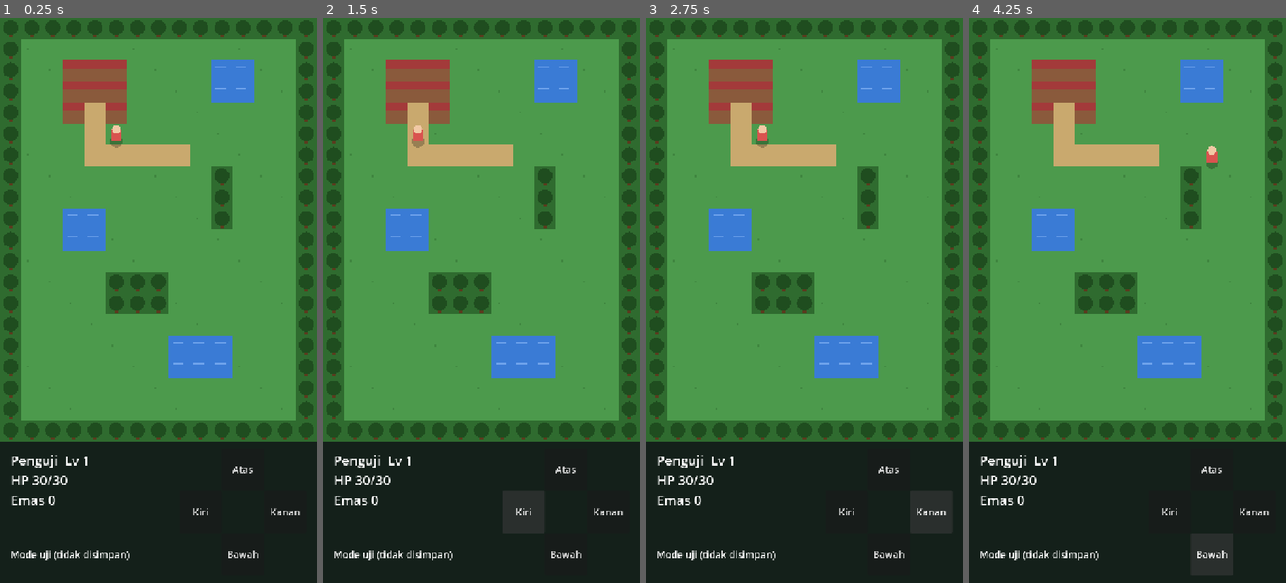
Above: before the commit, frames 1-4 (left to right).
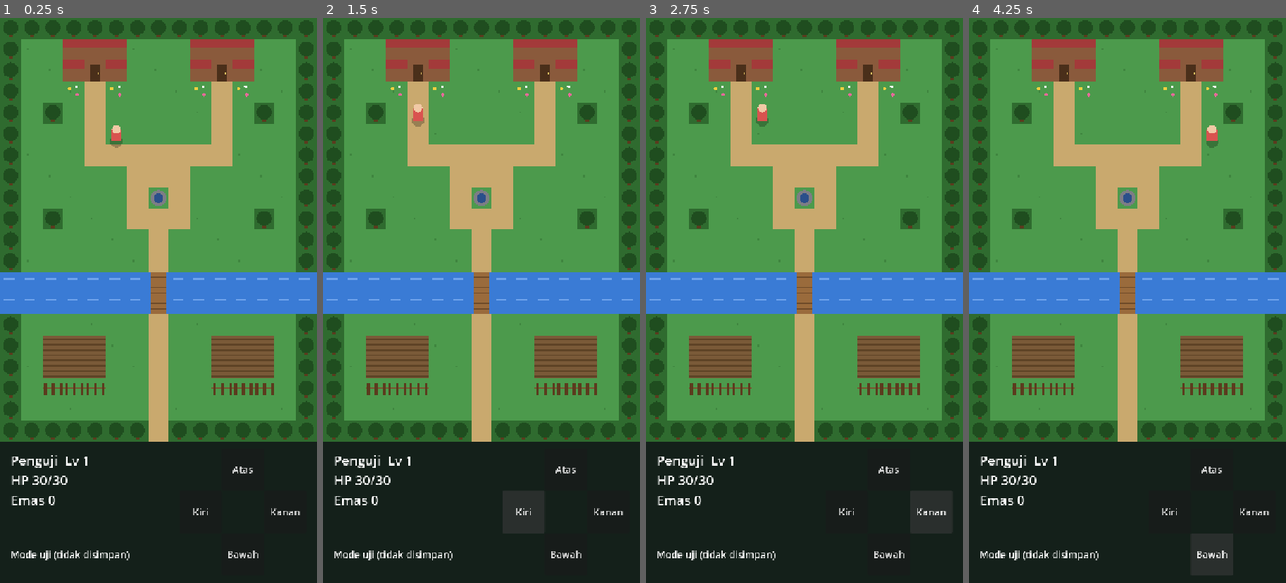
Above: after the commit, the same moments.

Repository: MiftahulKhoiri/Game_server
Game: Godot game, scene res://scenes/world.tscn
The game is run twice, just before and just after one commit, with the same random seed, the same clock (stepped at 60 frames per second) and the same inputs. This scene is started directly instead of the project's main scene.
Inputs:
- Up to frame 1 (0.25 s): no input
- Up to frame 2 (1.5 s): click "Atas" at 0.5 s; click "Kiri" at 1.25 s
- Up to frame 3 (2.75 s): click "Kanan" at 2 s
- Up to frame 4 (4.25 s): click "Bawah" at 2.75 s; tap Enter at 3.5 s; hold Right (ui_right) from 3.53 s (still down)

The runs differ from the first frame. In frame 1, 24% of the frame differs, in the area x 0-100%, y 3-75%; in frame 2, 24%; in frame 3, 24%; in frame 4, 24%.

Commit message:
Peta Desa Awal baru + referensi desain dan daftar gambar
- Peta 15x20: rumah berpintu, alun-alun dengan sumur, sungai + jembatan,
  ladang berpagar, gerbang keluar; tile baru (D F W B f T)
- Uji: semua petak yang bisa dilewati harus tersambung dari titik awal
- docs/MAP_REFERENCES.md: prinsip desain, legenda, sumber aset gratis
- assets/README.md: daftar gambar tile yang perlu dibuat

Co-Authored-By: Claude Sonnet 5.5 <noreply@anthropic.com>
Claude-Session: https://claude.ai/code/session_019PXyXXhvDqHZtamTibBzhJ

Diff:
--- a/client/scripts/maps.gd
+++ b/client/scripts/maps.gd
@@ -2,33 +2,41 @@
 ## Data peta. SEMENTARA ditulis di kode sebagai teks; nanti diganti TileMap dari
 ## gambar ilustrator. Saat server menjadi otoritatif, tabrakan dihitung di server.
 ##
-## Lambang:  .  rumput   #  pohon (halangan)   ~  air (halangan)
-##           =  jalan    H  rumah (halangan)
+## Lambang (daftar gambar yang perlu dibuat ada di assets/README.md):
+##   .  rumput          =  jalan tanah        f  bunga (bisa dilewati)
+##   T  ladang          B  jembatan           D  pintu rumah (bisa dilewati)
+##   #  pohon           ~  air                H  tembok/atap rumah
+##   F  pagar           W  sumur
+## Yang bisa dilewati: . = f T B D   (sisanya menghalangi)
 
 const DEFAULT_MAP := "desa_awal"
 const SPAWN := Vector2i(5, 5)
+const WALKABLE := ".=fTBD"
 
+## Desa Awal (15x20): dua rumah di utara, alun-alun dengan sumur di tengah,
+## sungai dengan jembatan, ladang di selatan, dan gerbang keluar di bawah
+## (gerbang belum tersambung ke peta lain).
 const DESA_AWAL: Array[String] = [
 	"###############",
-	"#.............#",
-	"#..HHH....~~..#",
-	"#..HHH....~~..#",
-	"#..H=H........#",
-	"#...=.........#",
-	"#...=====.....#",
-	"#.........#...#",
-	"#.........#...#",
-	"#..~~.....#...#",
-	"#..~~.........#",
-	"#.............#",
-	"#....###......#",
-	"#....###......#",
-	"#.............#",
-	"#.......~~~...#",
-	"#.......~~~...#",
-	"#.............#",
-	"#.............#",
-	"###############",
+	"#..HHH...HHH..#",
+	"#..HDH...HDH..#",
+	"#..f=f...f=f..#",
+	"#.#.=.....=.#.#",
+	"#...=.....=...#",
+	"#...=======...#",
+	"#.....===.....#",
+	"#.....=W=.....#",
+	"#.#...===...#.#",
+	"#......=......#",
+	"#......=......#",
+	"~~~~~~~B~~~~~~~",
+	"~~~~~~~B~~~~~~~",
+	"#......=......#",
+	"#.TTT..=..TTT.#",
+	"#.TTT..=..TTT.#",
+	"#.FFF..=..FFF.#",
+	"#......=......#",
+	"#######=#######",
 ]
 
 
@@ -57,4 +65,4 @@
 
 static func walkable(map_id: String, x: int, y: int) -> bool:
 	var t := tile_at(map_id, x, y)
-	return t == "." or t == "="
+	return t != "" and WALKABLE.contains(t)
--- a/client/scripts/world.gd
+++ b/client/scripts/world.gd
@@ -199,16 +199,47 @@
 		"~":
 			draw_rect(rect, Color("3a7bd5"))
 			draw_rect(Rect2(pos + Vector2(8, 14), Vector2(24, 3)), Color("6fa3ec"))
+		"B":
+			draw_rect(rect, Color("3a7bd5"))
+			draw_rect(Rect2(pos + Vector2(6, 0), Vector2(TILE - 12, TILE)), Color("9a6b3c"))
+			for i in 4:
+				draw_rect(Rect2(pos + Vector2(6, 10 + i * 12), Vector2(TILE - 12, 2)), Color("6e4a28"))
 		"=":
 			draw_rect(rect, Color("c9a96e"))
 		"H":
 			draw_rect(rect, Color("8a5a3c"))
 			draw_rect(Rect2(pos, Vector2(TILE, 18)), Color("a33a3a"))
+		"D":
+			draw_rect(rect, Color("8a5a3c"))
+			draw_rect(Rect2(pos + Vector2(12, 8), Vector2(24, 40)), Color("4a2f1a"))
+			draw_circle(pos + Vector2(32, 30), 2, Color("e0c060"))
+		"F":
+			_draw_grass(pos)
+			draw_rect(Rect2(pos + Vector2(0, 20), Vector2(TILE, 4)), Color("7a5530"))
+			for i in 3:
+				draw_rect(Rect2(pos + Vector2(4 + i * 18, 12), Vector2(6, 26)), Color("5b3b1e"))
+		"W":
+			_draw_grass(pos)
+			draw_circle(pos + Vector2(24, 24), 18, Color("7d7d85"))
+			draw_circle(pos + Vector2(24, 24), 11, Color("2a4f8a"))
+		"T":
+			draw_rect(rect, Color("7a5a38"))
+			for i in 4:
+				draw_rect(Rect2(pos + Vector2(0, 6 + i * 12), Vector2(TILE, 4)), Color("5e4326"))
+		"f":
+			_draw_grass(pos)
+			draw_circle(pos + Vector2(14, 16), 4, Color("f0d040"))
+			draw_circle(pos + Vector2(32, 30), 4, Color("e86a9a"))
+			draw_circle(pos + Vector2(30, 12), 3, Color("ffffff"))
 		"#":
 			draw_rect(rect, Color("2f6b2f"))
 			draw_rect(Rect2(pos + Vector2(20, 28), Vector2(8, 16)), Color("5b3b1e"))
 			draw_circle(pos + Vector2(24, 22), 17, Color("1f4d1f"))
 		_:
-			draw_rect(rect, Color("4c9a4c"))
-			if int(pos.x * 7 + pos.y * 13) % 5 == 0:
-				draw_rect(Rect2(pos + Vector2(14, 20), Vector2(4, 4)), Color("3f853f"))
+			_draw_grass(pos)
+
+
+func _draw_grass(pos: Vector2) -> void:
+	draw_rect(Rect2(pos, Vector2(TILE, TILE)), Color("4c9a4c"))
+	if int(pos.x * 7 + pos.y * 13) % 5 == 0:
+		draw_rect(Rect2(pos + Vector2(14, 20), Vector2(4, 4)), Color("3f853f"))
--- a/client/tests/e2e.gd
+++ b/client/tests/e2e.gd
@@ -20,6 +20,26 @@
 		_failed = true
 
 
+## Semua petak yang bisa dilewati harus tersambung dari titik awal
+## (tidak boleh ada ladang/halaman yang terkurung).
+func _check_map_connected(map_id: String) -> void:
+	var total := 0
+	for y in Maps.height(map_id):
+		for x in Maps.width(map_id):
+			if Maps.walkable(map_id, x, y):
+				total += 1
+	var seen := {Maps.SPAWN: true}
+	var queue: Array[Vector2i] = [Maps.SPAWN]
+	while not queue.is_empty():
+		var cur: Vector2i = queue.pop_front()
+		for d in [Vector2i.UP, Vector2i.DOWN, Vector2i.LEFT, Vector2i.RIGHT]:
+			var n: Vector2i = cur + d
+			if not seen.has(n) and Maps.walkable(map_id, n.x, n.y):
+				seen[n] = true
+				queue.append(n)
+	_check(seen.size() == total, "semua petak bisa dilewati tersambung (%d dari %d)" % [seen.size(), total])
+
+
 func _run() -> void:
 	await process_frame  # tunggu pohon siap sebelum memakai node/HTTPRequest
 	Api = root.get_node("Api")
@@ -30,6 +50,11 @@
 	_check(Maps.walkable(Maps.DEFAULT_MAP, Maps.SPAWN.x, Maps.SPAWN.y), "titik awal bisa dilewati")
 	_check(not Maps.walkable(Maps.DEFAULT_MAP, 0, 0), "pohon di tepi tidak bisa dilewati")
 	_check(not Maps.walkable(Maps.DEFAULT_MAP, -1, 3), "luar peta tidak bisa dilewati")
+	_check(Maps.walkable(Maps.DEFAULT_MAP, 7, 12), "jembatan bisa dilewati")
+	_check(not Maps.walkable(Maps.DEFAULT_MAP, 3, 12), "sungai tidak bisa dilewati")
+	_check(not Maps.walkable(Maps.DEFAULT_MAP, 7, 8), "sumur menghalangi")
+	_check(Maps.walkable(Maps.DEFAULT_MAP, 4, 2), "pintu rumah bisa dilewati")
+	_check_map_connected(Maps.DEFAULT_MAP)
 
 	print("== api")
 	Api.base_url = OS.get_environment("GAME_URL") if OS.get_environment("GAME_URL") != "" else "http://127.0.0.1:8099"
Not shown, changed: docs/GAME_DESIGN.md
Not shown, added: docs/MAP_REFERENCES.md
